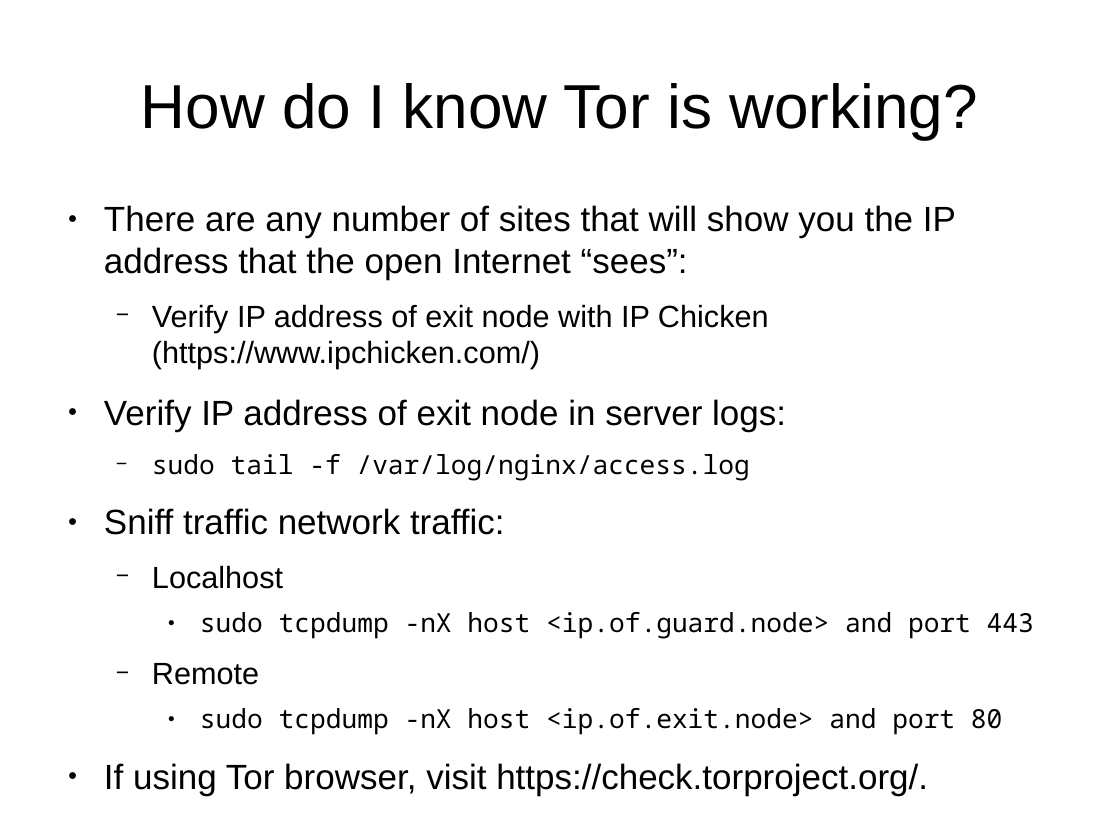
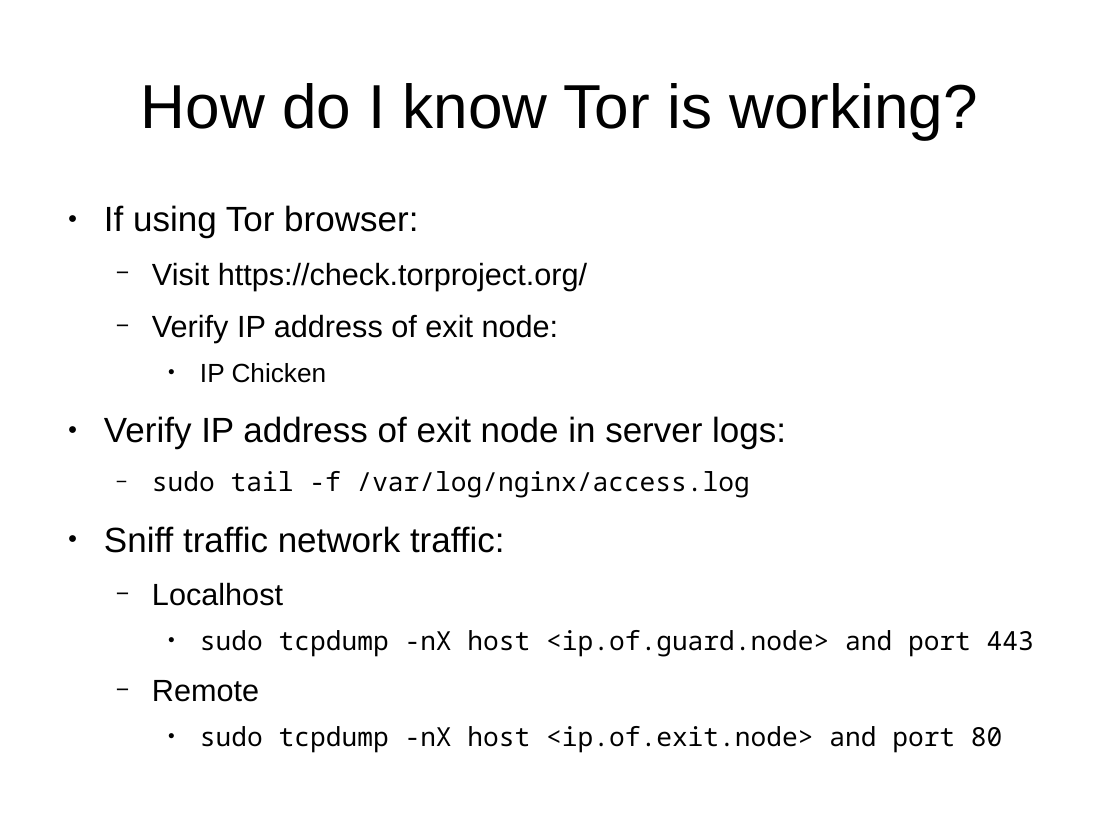
Before and after one commit to btoll/benjamintoll.com, a slide deck: slide 19 of static/talks/tor.odp (slide 8 before the commit). Drawn at 1120x840 pixels with LibreOffice and Linux fonts; fonts in the diff are those of the drawing. Boxes give left, top, right and bottom in pixels: in the first picture for what was removed or moved away, otherwise in the second. Text is boxed around its words. In the diff, an @@ line names an element or a change of style, - is before the commit and + after.

```diff
--- a/static/talks/tor.odp
+++ b/static/talks/tor.odp
@@ text at (104, 205, 587, 343): text changed; size 24.8 to 21.7 pt @@
-● There are any number of sites that will show you the IP address that the open Internet “sees”:
-  − Verify IP address of exit node with IP Chicken (https://www.ipchicken.com/)
+● If using Tor browser:
+  − Visit https://check.torproject.org/
+  − Verify IP address of exit node:
+    ● IP Chicken
@@ text at (104, 763, 928, 795): paragraph removed @@
-● If using Tor browser, visit https://check.torproject.org/.
```
Also in this commit, not shown: 8 other slides changed, 25 slides added, 2 slides removed, 1 other file.
